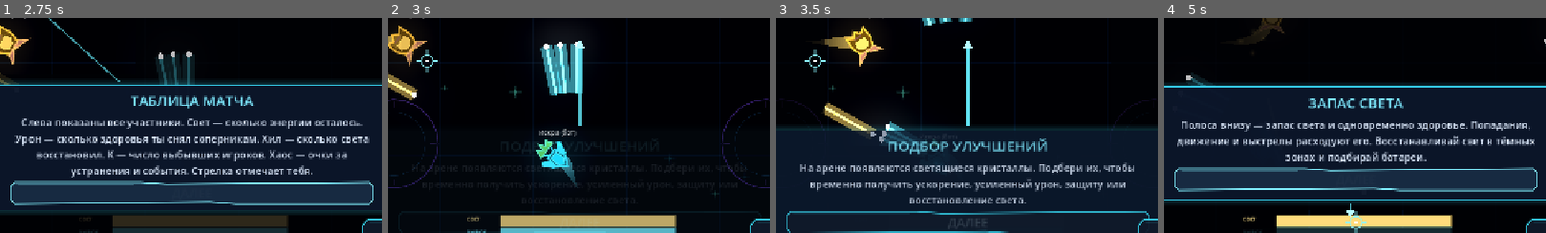
Above: before the commit, frames 1-4 (left to right).
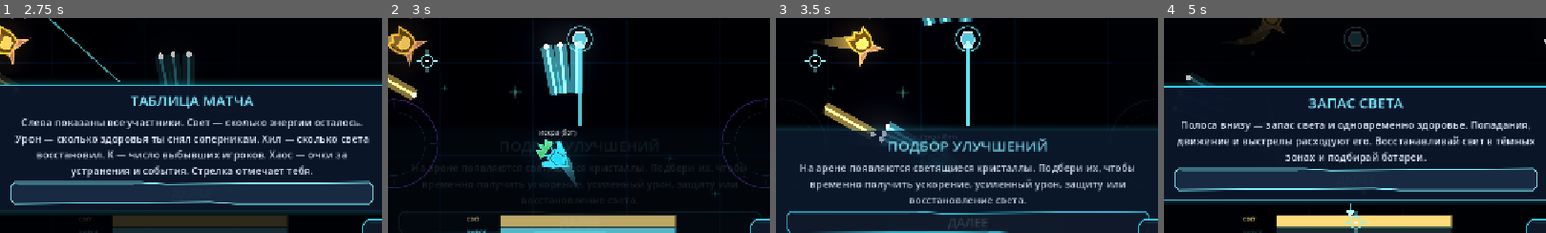
Above: after the commit, the same moments.

Repository: DvoreZZKy/svetobalamut
Game: Godot game, scene res://scenes/menu.tscn
Two runs of this game, one before a commit and one after it. Both use one fixed random seed, a clock stepped at 60 frames per second and the inputs below.
Inputs (mouse positions are % of the whole screen's width and height, from its top left):
- Up to frame 1 (2.75 s): click "Играть одному (с ботами)" at 0.5 s; tap Enter (restart) at 1.25 s; move the mouse to (72, 45) at 1.27 s; hold D (right) 1.28-2 s; tap Q (ability) at 1.35 s; click (72, 45) at 1.42 s; click "ДАЛЕЕ" at 2 s
- Up to frame 2 (3 s): move the mouse to (30, 55) at 2.77 s; hold S (down) from 2.78 s (still down); tap Space (dash) at 2.85 s
- Up to frame 3 (3.5 s): keep holding S (down)
- Up to frame 4 (5 s): move the mouse to (60, 28) at 3.52 s; release S (down) at 3.53 s; press the mouse at (60, 28) at 3.53 s; hold D (right) 3.53-4.25 s; release the mouse at (60, 28) at 4.25 s; click "ДАЛЕЕ" at 4.25 s
The pictures show only the part of the screen within x 25-75%, y 45-95%; the shares and areas given below are measured in that part.

Frame 1 is identical in both runs. In frame 2, 0.3% of the frame differs, in the area x 46-54%, y 3-16%; in frame 3, 0.3%; in frame 4, 0.4%, in the area x 47-54%, y 4-16%.

Commit message:
Spawn a guaranteed upgrade at the tutorial pointer

Diff:
--- a/scripts/arena_tutorial.gd
+++ b/scripts/arena_tutorial.gd
@@ -254,6 +254,8 @@
 	stage = "ui_fade"
 	Engine.time_scale = SLOW_SPEED
 	var item: Dictionary = UI_STEPS[index]
+	if index == 2:
+		_spawn_tutorial_pickup()
 	title_label.text = str(item.title)
 	body_label.text = str(item.body)
 	_set_keys([])
@@ -266,6 +268,14 @@
 		part.modulate.a = 0.0
 	pointer_target = str(item.target)
 	_update_focus()
+
+
+func _spawn_tutorial_pickup() -> void:
+	if arena.sim == null:
+		return
+	# The pointer highlights the arena center; put a guaranteed, long-lived upgrade there.
+	arena.sim.pickups.append({"pos": Vector2(800.0, 450.0), "kind": "swift", "t": 60.0})
+	arena.view = arena.sim.snapshot()
 
 
 func _show_control_step(index: int) -> void:
